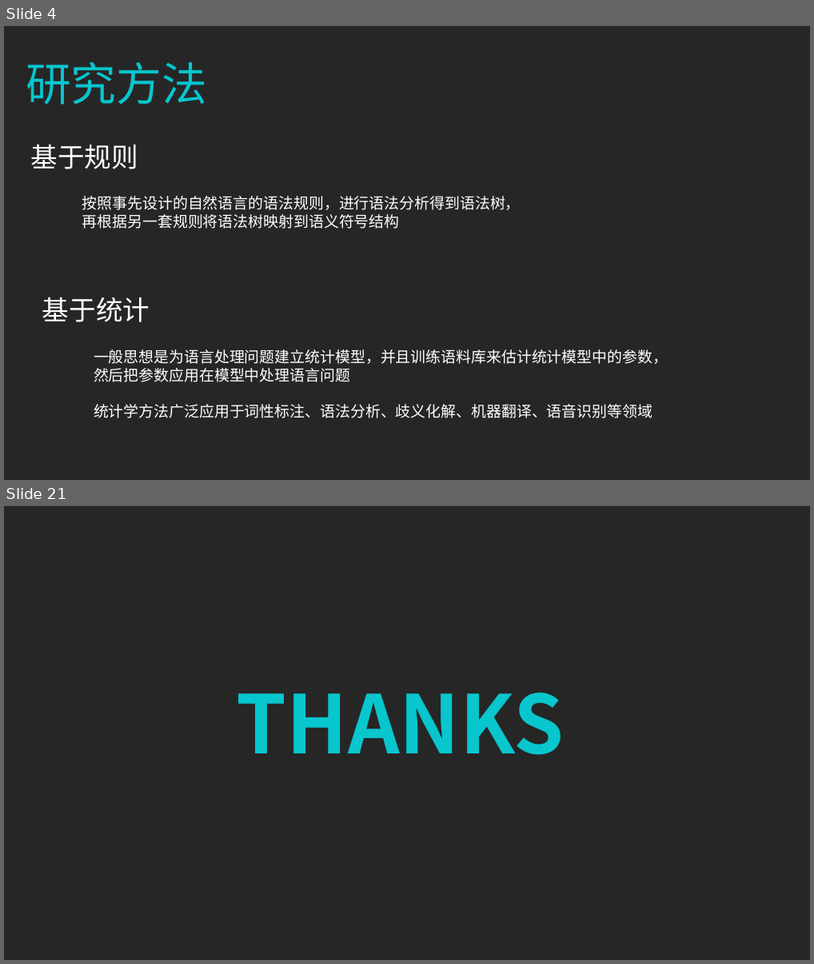
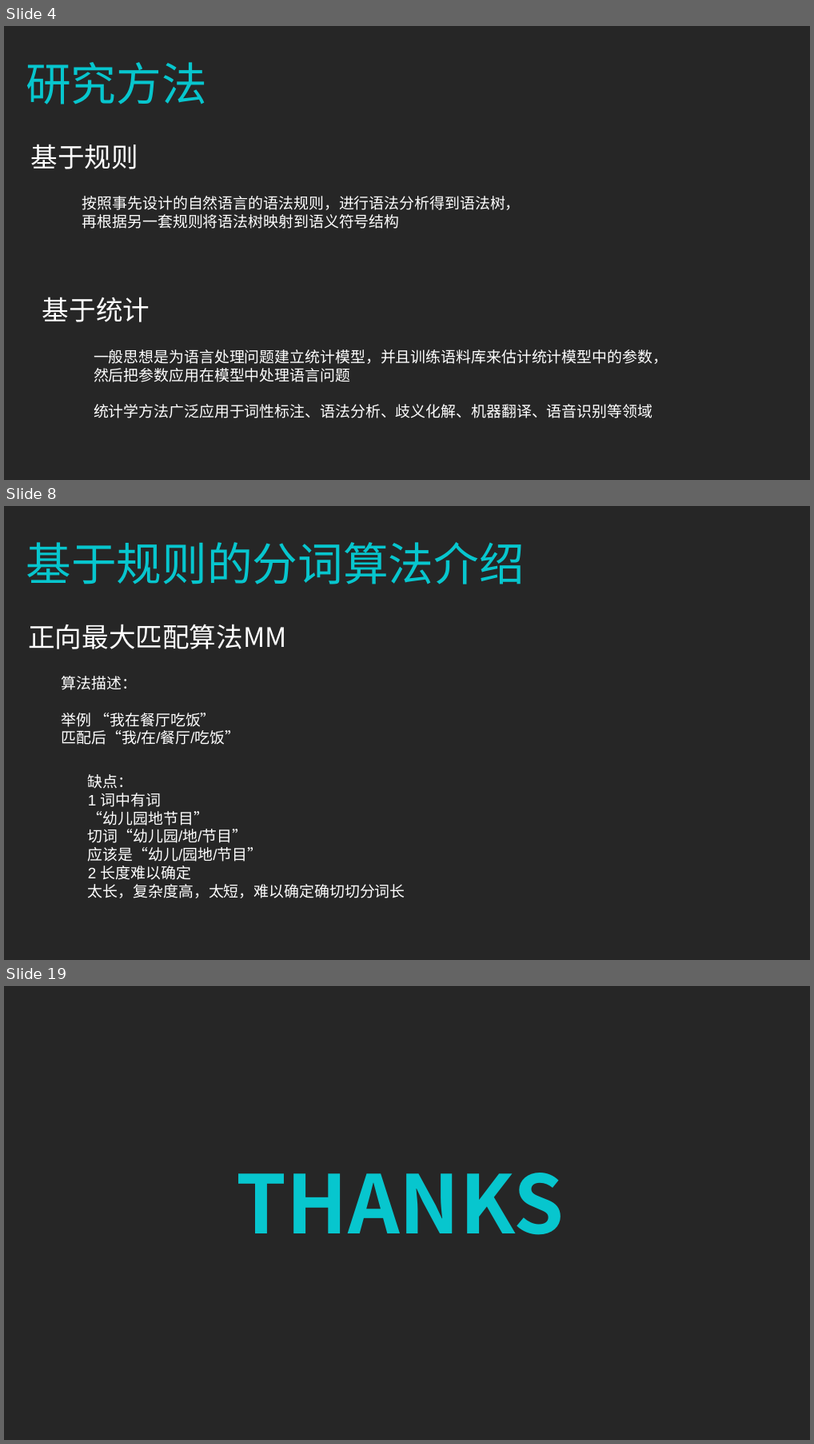
Before and after one commit to zhazhaxia/koa-project, a slide deck: routers/nlp/NLP分词.ppt. Shown one above the other, each under a label of ours: slides 4 and 21 before the commit, slides 4, 8 and 19 after it; the slides between them are not shown. The pictures are 814x964 and 814x1444 pixels, drawn with LibreOffice and Linux fonts; fonts in the diff are those of the drawing. Boxes give left, top, right and bottom in pixels: in the first picture for what was removed or moved away, otherwise in the second. Text is boxed around its words. In the diff, an @@ line names an element or a change of style, - is before the commit and + after.

```diff
--- a/routers/nlp/NLP分词.ppt
+++ b/routers/nlp/NLP分词.ppt
@@ slide 8 added at bbox=[4, 506, 810, 960], background #262626 @@
@@ text added at bbox=[26, 542, 525, 584], 54 pt, text #07C6CE @@
+基于规则的分词算法介绍
@@ text added at bbox=[28, 624, 287, 649], 32 pt, text #FFFFFF @@
+正向最大匹配算法MM
@@ text added at bbox=[62, 676, 241, 744], 18 pt, text #FFFFFF @@
+算法描述：
+举例 “我在餐厅吃饭”
+匹配后“我/在/餐厅/吃饭”
@@ text added at bbox=[88, 774, 406, 898], 18 pt, text #FFFFFF @@
+缺点：
+1 词中有词
+“幼儿园地节目”
+切词“幼儿园/地/节目”
+应该是“幼儿/园地/节目”
+2 长度难以确定
+太长，复杂度高，太短，难以确定确切切分词长
@@ what was slide 21 is now slide 19 @@
```
Also in this commit, not shown: 13 other slides added, 16 slides removed, 1 other file.
